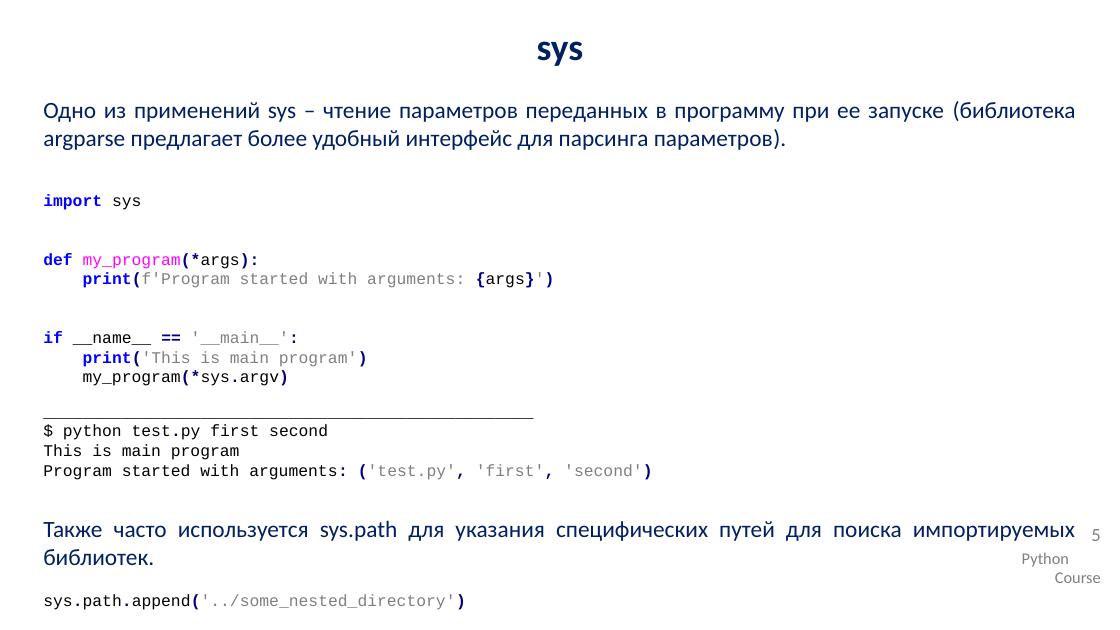
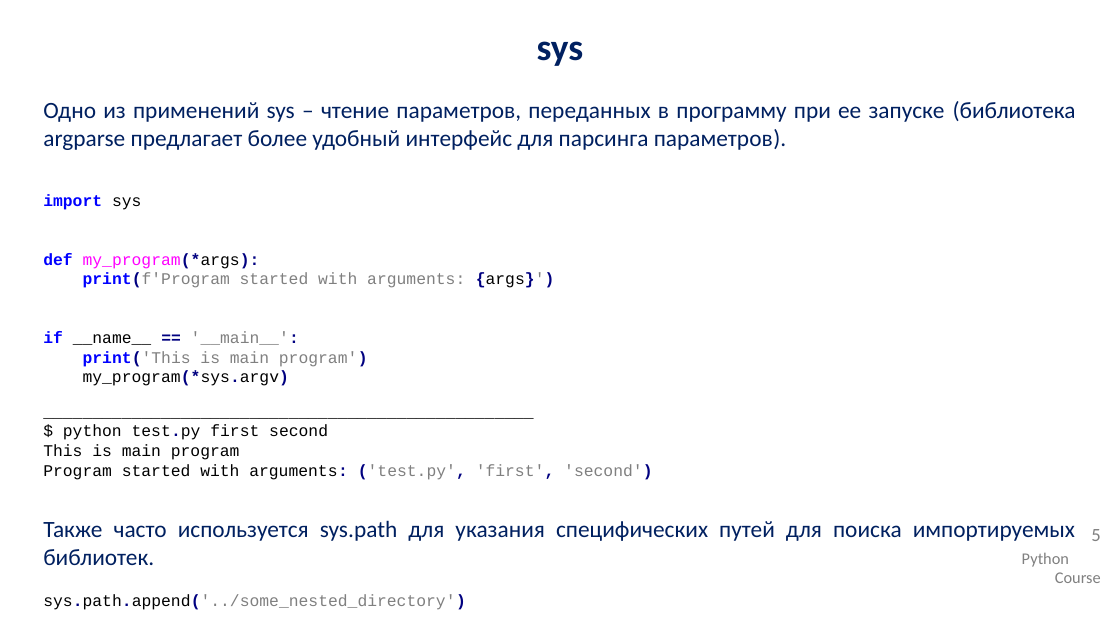
Before and after one commit to IlyaOrlov/PythonCourse2.0_May23, a slide deck: slide 5 of Lectures/py_lec_9.pptx. Drawn at 1120x630 pixels with LibreOffice and Linux fonts; fonts in the diff are those of the drawing; background and template pictures are left out. Boxes give left, top, right and bottom in pixels: in the first picture for what was removed or moved away, otherwise in the second. Text is boxed around its words. In the diff, an @@ line names an element or a change of style, - is before the commit and + after.

```diff
--- a/Lectures/py_lec_9.pptx
+++ b/Lectures/py_lec_9.pptx
@@ text at (43,101,1076,150): text changed @@
-Одно из применений sys – чтение параметров переданных в программу при ее запуске (библиотека argparse предлагает более удобный интерфейс для парсинга параметров).
+Одно из применений sys – чтение параметров, переданных в программу при ее запуске (библиотека argparse предлагает более удобный интерфейс для парсинга параметров).
```
Also in this commit, not shown: 21 other files.
